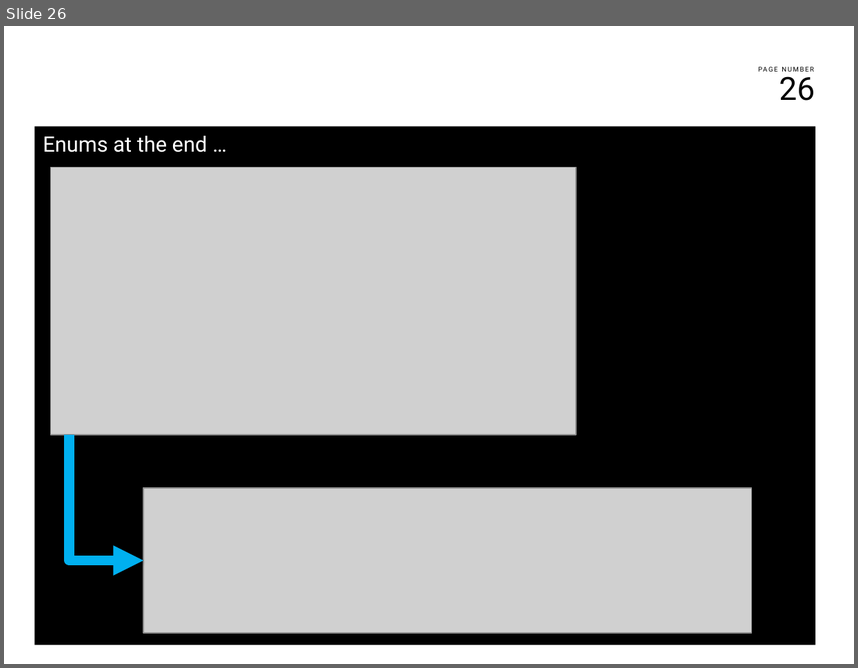
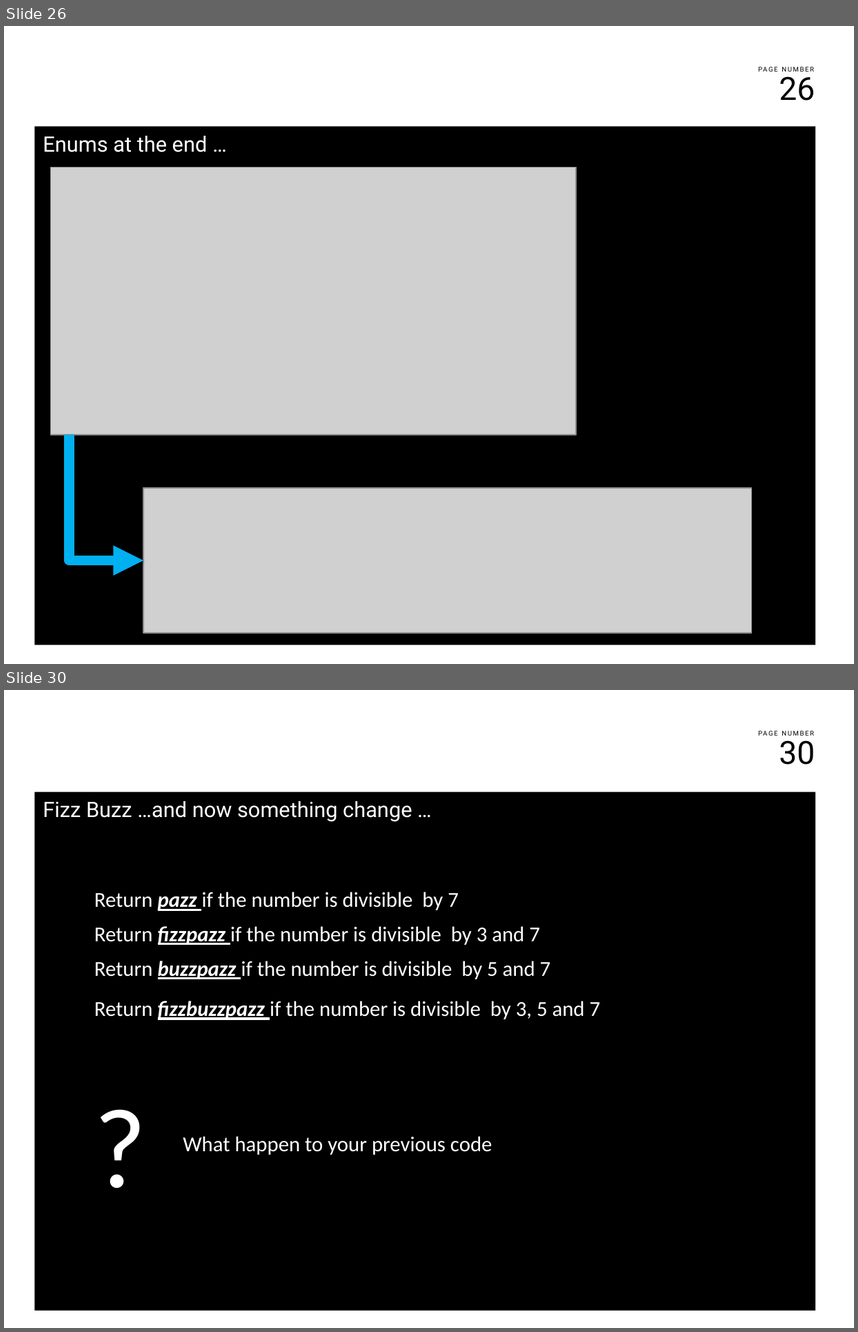
Before and after one commit to franco-melandri/NoIF, a slide deck: docs/noif.pptx. Shown one above the other, each under a label of ours: slide 26 before the commit, slides 26 and 30 after it; the slides between them are not shown. The pictures are 858x668 and 858x1332 pixels, drawn with LibreOffice and Linux fonts; fonts in the diff are those of the drawing; grey boxes stand for pictures; background and template pictures are left out. Boxes give left, top, right and bottom in pixels: in the first picture for what was removed or moved away, otherwise in the second. Text is boxed around its words. In the diff, an @@ line names an element or a change of style, - is before the commit and + after.

```diff
--- a/docs/noif.pptx
+++ b/docs/noif.pptx
@@ slide 30 added at <box>4,690,854,1328</box>, background #FFFFFF; not listed: 2 template elements that a slide beside it also shows @@
@@ text added at <box>34,792,816,1310</box>, fill #000000, 18 pt, text #FFFFFF @@
+Fizz Buzz …and now something change …
@@ text added at <box>94,891,459,911</box>, 18 pt, text #FFFFFF @@
+Return pazz if the number is divisible by 7
@@ text added at <box>94,926,540,945</box>, 18 pt, text #FFFFFF @@
+Return fizzpazz if the number is divisible by 3 and 7
@@ text added at <box>94,960,551,979</box>, 18 pt, text #FFFFFF @@
+Return buzzpazz if the number is divisible by 5 and 7
@@ text added at <box>94,1000,601,1020</box>, 18 pt, text #FFFFFF @@
+Return fizzbuzzpazz if the number is divisible by 3, 5 and 7
@@ text added at <box>85,1070,154,1216</box>, 96 pt, text #FFFFFF @@
+?
@@ text added at <box>183,1136,492,1154</box>, 18 pt, text #FFFFFF @@
+What happen to your previous code
```
Also in this commit, not shown: 2 slides changed, 4 other slides added, 1 other file.
